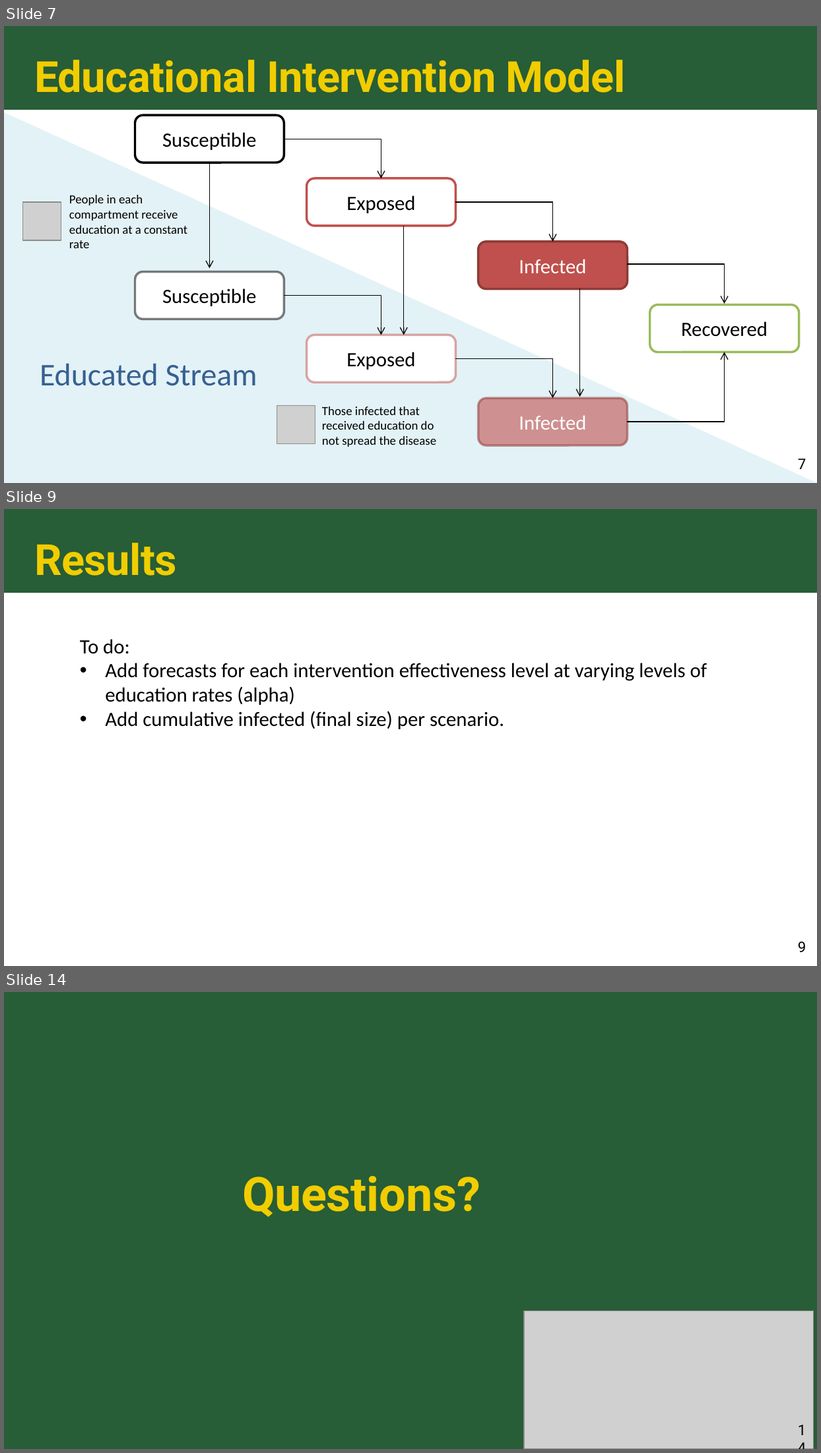
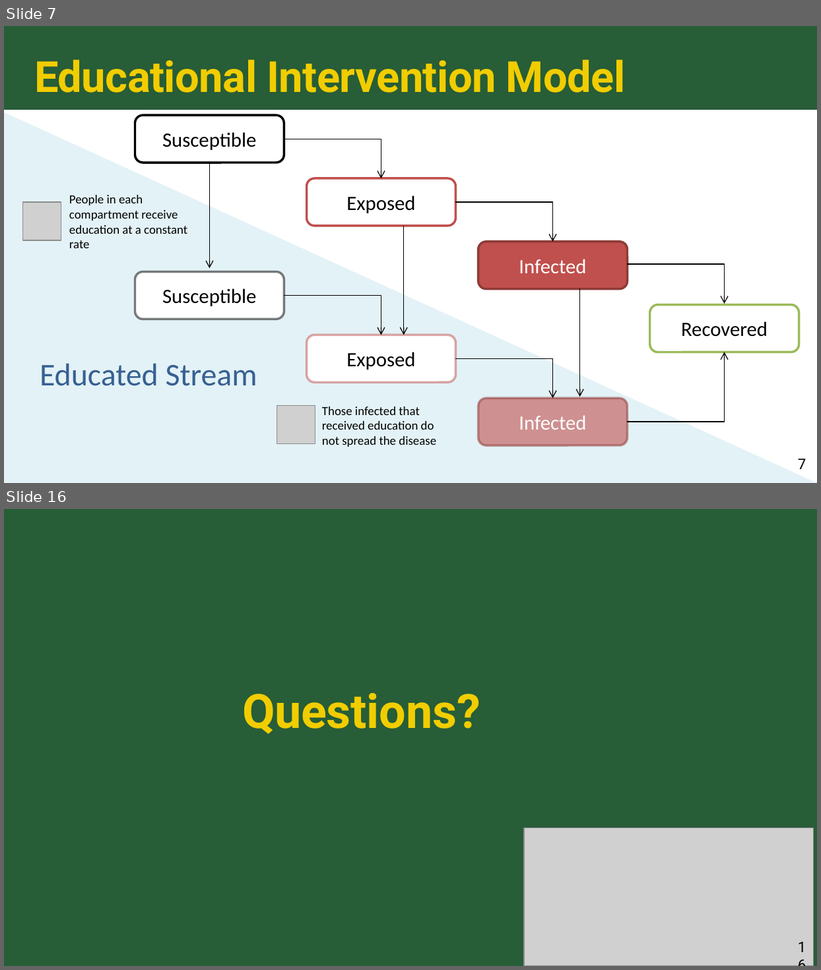
Before and after one commit to colbychristian/mpox_sier, a slide deck: Mpox_education_PPT.pptx. Shown one above the other, each under a label of ours: slides 7, 9 and 14 before the commit, slides 7 and 16 after it; the slides between them are not shown. The pictures are 821x1453 and 821x970 pixels, drawn with LibreOffice and Linux fonts; fonts in the diff are those of the drawing; grey boxes stand for pictures. Boxes give left, top, right and bottom in pixels: in the first picture for what was removed or moved away, otherwise in the second. Text is boxed around its words. In the diff, an @@ line names an element or a change of style, - is before the commit and + after.

```diff
--- a/Mpox_education_PPT.pptx
+++ b/Mpox_education_PPT.pptx
@@ slide 9 removed at (4,509,817,966), background #FFFFFF; not listed: 1 template element that a slide beside it also shows @@
@@ title removed at (34,543,177,576) @@
-Results
@@ text removed at (80,639,708,729) @@
-To do:
-• Add forecasts for each intervention effectiveness level at varying levels of education rates (alpha)
-• Add cumulative infected (final size) per scenario.
@@ page number removed at (798,942,807,953) @@
-9
@@ what was slide 14 is now slide 16 @@
```
Also in this commit, not shown: 10 slides changed, 6 slides added, 3 other slides removed.
